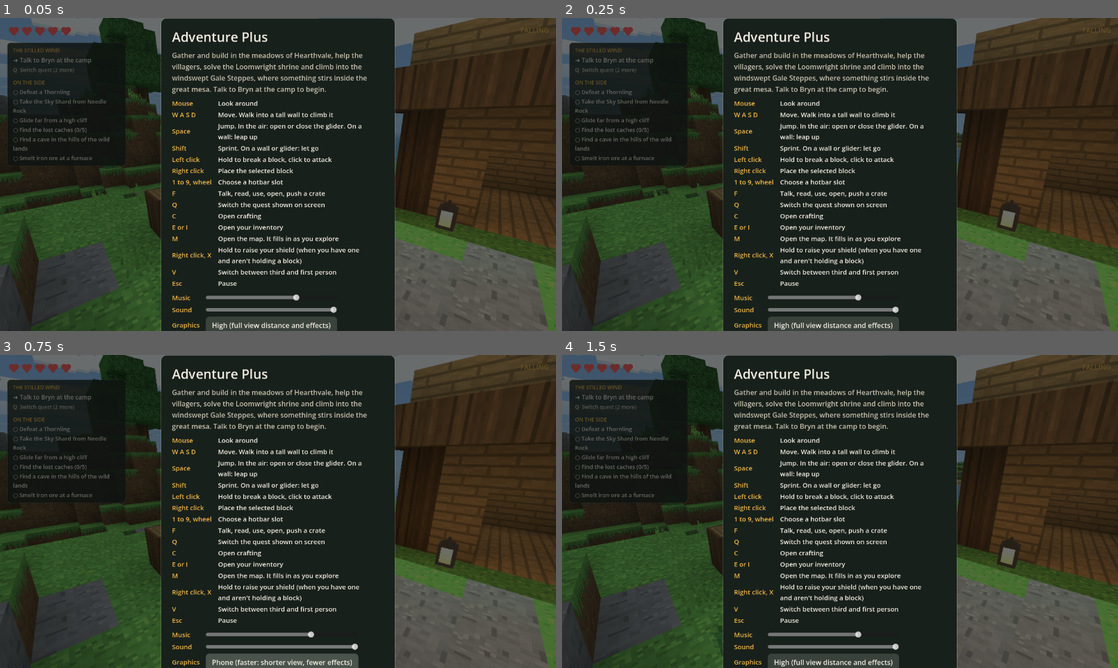
Above: before the commit, frames 1-4 (two rows, left to right).
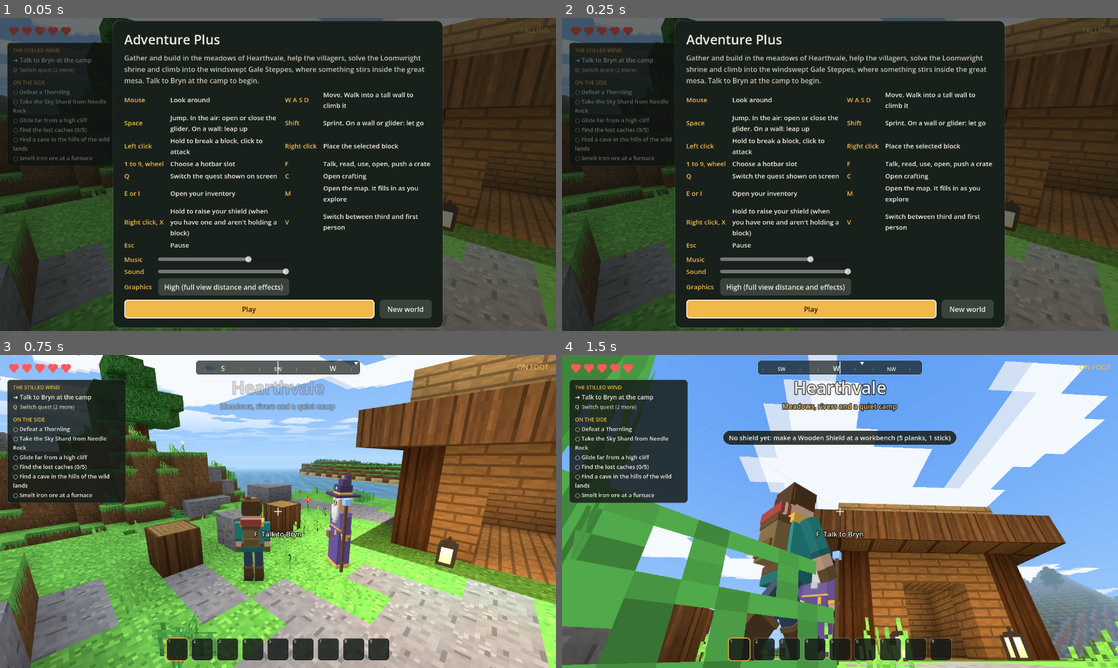
Above: after the commit, the same moments.

Repository: andrewsmith4501-oss/adventure-plus
Game: Godot game, scene res://main.tscn
Same seed, same stepped clock (60 frames per second), same inputs: the game is played once before the commit and once after it.
Inputs (mouse positions are in pixels of both pictures, inside the frame that each line leads up to):
- Up to frame 1 (0.05 s): no input
- Up to frame 2 (0.25 s): no input
- Up to frame 3 (0.75 s): click "High (full view distance and …" (after the commit: "Play") at 0.5 s
- Up to frame 4 (1.5 s): tap Enter (ui_accept) at 1.25 s; move the mouse to (962, 495) at 1.27 s; hold D from 1.28 s (still down); tap X at 1.35 s; click (962, 495) at 1.42 s

The runs differ from the first frame. In frame 1, 23% of the frame differs, in the area x 20-80%, y 0-100%; in frame 2, 23%; in frame 3, 93%; in frame 4, 95%, in the area x 0-100%, y 0-100%.

Commit message:
Play in a web browser and share the game with a link
Adds a Web export preset (no threads, so it runs on GitHub Pages), treats
phone browsers like the Android app, pauses when the browser lets go of the
mouse, saves reliably in browser storage, and fits the start screen in
short windows.

Co-Authored-By: Claude Opus 5.5 <noreply@anthropic.com>
Claude-Session: https://claude.ai/code/session_01PrQutgiNgxU8vY3JjCKXeC

Diff:
--- a/scripts/game.gd
+++ b/scripts/game.gd
@@ -368,9 +368,10 @@
 	pad.game = self
 	hud.pad = pad
 	add_child(pad)
-	if OS.has_feature("mobile"):
+	if TouchControls.is_phone() or OS.has_feature("web"):
 		# Phones have small, very sharp screens: draw the menus and buttons
-		# at a fixed size in UI units so they are big enough to touch.
+		# at a fixed size in UI units so they are big enough to touch. A
+		# web browser window can be any size, so it does the same.
 		var win := get_tree().root
 		win.content_scale_mode = Window.CONTENT_SCALE_MODE_CANVAS_ITEMS
 		win.content_scale_aspect = Window.CONTENT_SCALE_ASPECT_EXPAND
@@ -1252,6 +1253,7 @@
 	_return_cursor()
 	hud.show_screen("")
 	Input.mouse_mode = Input.MOUSE_MODE_CAPTURED
+	_web_locked = false
 	running = true
 	_new_world_armed = false
 	if not started:
@@ -1391,6 +1393,10 @@
 			if mb.pressed and mb.button_index == MOUSE_BUTTON_LEFT:
 				_advance_dialog()
 			return
+		if OS.has_feature("web") and mb.pressed and Input.mouse_mode != Input.MOUSE_MODE_CAPTURED and not touch.enabled:
+			# The browser did not lock the mouse yet: this click does it.
+			Input.mouse_mode = Input.MOUSE_MODE_CAPTURED
+			return
 		if mb.button_index == MOUSE_BUTTON_LEFT:
 			mouse_down = mb.pressed
 			if mb.pressed:
@@ -1549,7 +1555,7 @@
 
 func _load_settings() -> void:
 	var cf := ConfigFile.new()
-	var level := "phone" if OS.has_feature("mobile") else "high"
+	var level := "phone" if TouchControls.is_phone() else "high"
 	if save_path != "" and cf.load(_settings_path()) == OK:
 		level = cf.get_value("video", "graphics", level)
 	set_graphics(level)
@@ -1636,6 +1642,7 @@
 		_update_bridge(dt)
 		var it := _interaction()
 		hud.set_prompt(it.get("text", ""))
+		_check_web_mouse()
 	else:
 		player.wind = Vector3.ZERO
 		player.animate(0.0)
@@ -2350,11 +2357,32 @@
 	_crack.visible = breaking
 
 
+## In a web browser, pressing Escape lets go of the mouse without the game
+## hearing the key. When that happens, pause like Escape does.
+var _web_locked := false
+
+func _check_web_mouse() -> void:
+	if not OS.has_feature("web"):
+		return
+	if Input.mouse_mode == Input.MOUSE_MODE_CAPTURED:
+		_web_locked = true
+	elif _web_locked:
+		_web_locked = false
+		if running and not player.dead:
+			_pause()
+
+
 # ---------------------------------------------------------------- saving
 
 func _notification(what: int) -> void:
 	if what == NOTIFICATION_WM_CLOSE_REQUEST:
 		save_game()
+	elif what == NOTIFICATION_APPLICATION_FOCUS_OUT and OS.has_feature("web"):
+		# A browser tab was switched or closed: keep the world safe.
+		if running and not talking():
+			_pause()
+		else:
+			save_game()
 	elif what == NOTIFICATION_APPLICATION_PAUSED:
 		# A phone switched to another app (it may close this one later).
 		if running and not talking():
@@ -2438,13 +2466,25 @@
 	_autosave_t = AUTOSAVE_EVERY
 	if save_path == "":
 		return false
-	var tmp := save_path + ".tmp"
+	# In a web browser files are kept in the browser's storage, which is
+	# only updated when a file is closed (a rename is not stored), so write
+	# the save in place there.
+	var web := OS.has_feature("web")
+	var tmp := save_path if web else save_path + ".tmp"
 	var f := FileAccess.open_compressed(tmp, FileAccess.WRITE, FileAccess.COMPRESSION_ZSTD)
 	if f == null:
 		push_warning("Could not save the world: %s" % error_string(FileAccess.get_open_error()))
 		return false
 	f.store_var(save_data())
 	f.close()
+	if web:
+		# A compressed file does not tell the browser to store it when it
+		# closes; closing a plain file does, and stores the whole folder.
+		var mark := FileAccess.open(save_path.get_base_dir().path_join("saved.txt"), FileAccess.WRITE)
+		if mark != null:
+			mark.store_string(Time.get_datetime_string_from_system())
+			mark.close()
+		return true
 	var dir := DirAccess.open(save_path.get_base_dir())
 	if dir == null:
 		return false
--- a/scripts/hud.gd
+++ b/scripts/hud.gd
@@ -428,9 +428,12 @@
 
 func _build_start_screen() -> void:
 	var box := _make_screen("start", "Adventure Plus", "Gather and build in the meadows of Hearthvale, help the villagers, solve the Loomwright shrine and climb into the windswept Gale Steppes, where something stirs inside the great mesa. Talk to Bryn at the camp to begin.")
+	# Two keys per row, so the Play button fits on short screens (and in a
+	# web browser window).
 	var grid := GridContainer.new()
-	grid.columns = 2
+	grid.columns = 4
 	grid.add_theme_constant_override("h_separation", 14)
+	grid.add_theme_constant_override("v_separation", 6)
 	var keys := [
 		["Mouse", "Look around"],
 		["W A S D", "Move. Walk into a tall wall to climb it"],
@@ -451,7 +454,7 @@
 	for k in keys:
 		grid.add_child(_label(k[0], 15, ACCENT))
 		var desc := _label(k[1], 15, INK, true)
-		desc.custom_minimum_size = Vector2(360, 0)
+		desc.custom_minimum_size = Vector2(250, 0)
 		grid.add_child(desc)
 	box.add_child(grid)
 	keys_grid = grid
--- a/scripts/touch.gd
+++ b/scripts/touch.gd
@@ -32,6 +32,12 @@
 var _order: Array = []
 
 
+## True on a phone or tablet: the Android app, or the game opened in a
+## phone's web browser.
+static func is_phone() -> bool:
+	return OS.has_feature("mobile") or OS.has_feature("web_android") or OS.has_feature("web_ios")
+
+
 func _ready() -> void:
 	layer = 5
 	_font = ThemeDB.fallback_font
@@ -41,7 +47,7 @@
 	_draw.draw.connect(_paint)
 	add_child(_draw)
 	visible = false
-	if OS.has_feature("mobile"):
+	if is_phone():
 		set_enabled(true)
 
 
@@ -108,10 +114,10 @@
 	if event is InputEventScreenTouch or event is InputEventScreenDrag:
 		if not enabled:
 			set_enabled(true)
-	elif event is InputEventKey and event.pressed and not OS.has_feature("mobile"):
+	elif event is InputEventKey and event.pressed and not is_phone():
 		set_enabled(false)
 		return
-	elif event is InputEventMouseMotion and event.device != InputEvent.DEVICE_ID_EMULATION and not OS.has_feature("mobile"):
+	elif event is InputEventMouseMotion and event.device != InputEvent.DEVICE_ID_EMULATION and not is_phone():
 		# A real mouse moved: go back to mouse and keyboard.
 		if (event as InputEventMouseMotion).relative.length() > 4.0 and _fingers.is_empty():
 			set_enabled(false)
Not shown, changed: export_presets.cfg
